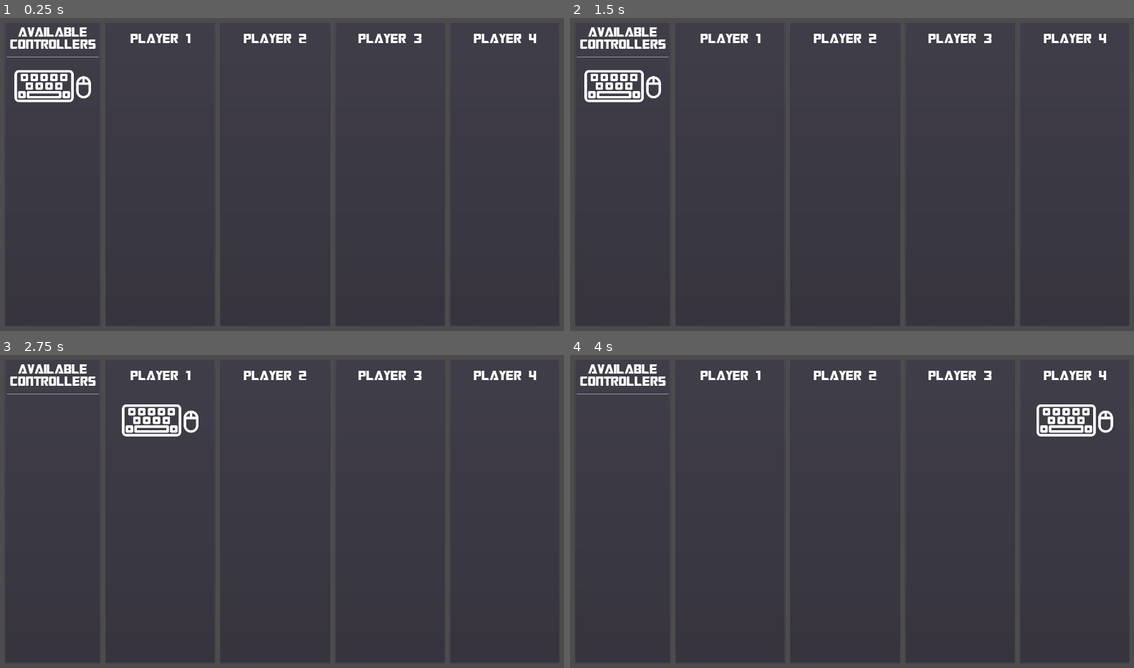
Above: before the commit, frames 1-4 (two rows, left to right).
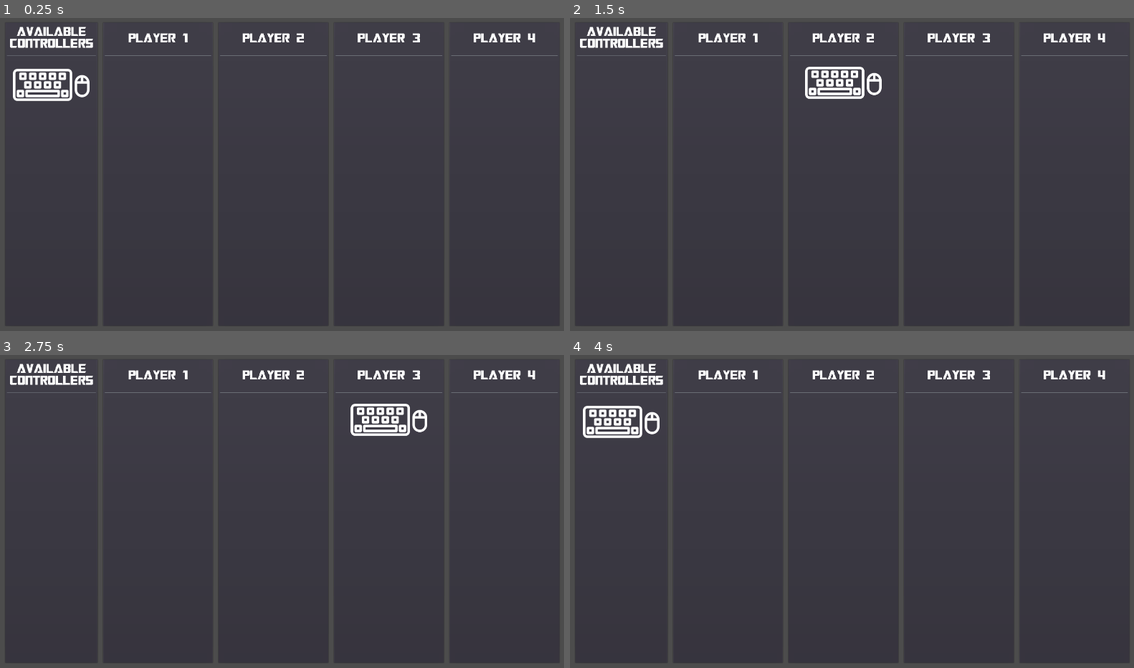
Above: after the commit, the same moments.

Repository: Reituag/DiscoBowl
Game: Godot game, scene res://Sources/UI/CharacterSelection/CharSelect_Menu.tscn
Same seed, same stepped clock (60 frames per second), same inputs: the game is played once before the commit and once after it. This scene is started directly instead of the project's main scene.
Inputs (mouse positions are in pixels of both pictures, inside the frame that each line leads up to):
- Up to frame 1 (0.25 s): no input
- Up to frame 2 (1.5 s): tap Enter at 0.5 s; move the mouse to (976, 158) at 0.52 s; hold Right (ui_right) 0.53-1.28 s; tap Z at 0.6 s; click (976, 158) at 0.67 s; tap Space at 0.77, 1.25 s; move the mouse to (739, 190) at 1.27 s; hold Down from 1.28 s (still down); tap Q at 1.35 s
- Up to frame 3 (2.75 s): tap Space at 1.52 s; tap Enter at 2 s; move the mouse to (338, 439) at 2.02 s; release Down at 2.03 s; hold Right (ui_right) from 2.03 s (still down); tap Z at 2.1 s
- Up to frame 4 (4 s): tap Space at 2.75, 3.02, 3.77 s; move the mouse to (823, 574) at 2.77 s; release Right (ui_right) at 2.78 s; hold Up 2.78-3.53 s; tap Q at 2.85 s; click (823, 574) at 2.92 s; tap Enter at 3.5 s; move the mouse to (1026, 558) at 3.52 s; hold Left (ui_left) from 3.53 s (still down); tap Z at 3.6 s

The runs differ from the first frame. In frame 1, 2.5% of the frame differs, in the area x 1-99%, y 2-28%; in frame 2, 3.2%; in frame 3, 3.2%; in frame 4, 3.2%, in the area x 1-99%, y 2-27%.

Commit message:
Fix controller column change

Diff:
--- a/Project/Sources/UI/CharacterSelection/CharSelect_Menu.gd
+++ b/Project/Sources/UI/CharacterSelection/CharSelect_Menu.gd
@@ -1,4 +1,4 @@
-extends MarginContainer
+extends ScrollContainer
 
 # Scenes Import
 var char_selec = preload("res://Sources/UI/CharacterSelection/CharacterSelector.tscn")
@@ -53,7 +53,7 @@
 	for i in range(nb_ctrlers):
 		# First column : controller list
 		# Index creation
-		var index = 'j{n}'.format(i)
+		var index = 'j{0}'.format([i])
 		create_ctrl_indic(index, false, false, ctrler_list)
 		# Addition in the coordinates memorization
 		ctrlers_coord[index] = 0
@@ -61,6 +61,7 @@
 		# Other columns, number of player dependant
 		for j in nb_players:
 			create_ctrl_indic(index, false, true, players_list[j].get_list())
+
 
 # Function allowing to create a controller indicator, configurate it and add it
 # as a child of a given node.
@@ -82,10 +83,12 @@
 func _input(event):
 	if event.is_action_pressed("ui_right"):
 		var index = get_device_index(event)
-		move_controller(index, +1)
+		if index != '':
+			move_controller(index, +1)
 	elif event.is_action_pressed("ui_left"):
 		var index = get_device_index(event)
-		move_controller(index, -1)
+		if index != '':
+			move_controller(index, +1)
 
 func get_device_index(event):
 	if event is InputEventKey:
--- a/Project/Sources/UI/CharacterSelection/CharSelect_Menu.tscn
+++ b/Project/Sources/UI/CharacterSelection/CharSelect_Menu.tscn
@@ -7,7 +7,7 @@
 size = 48
 font_data = ExtResource( 1 )
 
-[node name="CharSelect_Menu" type="MarginContainer"]
+[node name="CharSelect_Menu" type="ScrollContainer"]
 anchor_right = 1.0
 anchor_bottom = 1.0
 margin_left = 30.0
--- a/Project/project.godot
+++ b/Project/project.godot
@@ -40,7 +40,7 @@
 
 window/size/width=1920
 window/size/height=1080
-window/stretch/mode="2d"
+window/stretch/mode="viewport"
 window/stretch/aspect="keep"
 
 [input]
@@ -67,19 +67,19 @@
  ]
 }
 ui_left={
-"deadzone": 0.5,
+"deadzone": 1.0,
 "events": [ Object(InputEventKey,"resource_local_to_scene":false,"resource_name":"","device":0,"alt":false,"shift":false,"control":false,"meta":false,"command":false,"pressed":false,"scancode":16777231,"unicode":0,"echo":false,"script":null)
-, Object(InputEventJoypadButton,"resource_local_to_scene":false,"resource_name":"","device":0,"button_index":14,"pressure":0.0,"pressed":false,"script":null)
+, Object(InputEventJoypadButton,"resource_local_to_scene":false,"resource_name":"","device":-1,"button_index":14,"pressure":0.0,"pressed":false,"script":null)
 , Object(InputEventKey,"resource_local_to_scene":false,"resource_name":"","device":0,"alt":false,"shift":false,"control":false,"meta":false,"command":false,"pressed":false,"scancode":81,"unicode":0,"echo":false,"script":null)
 , Object(InputEventJoypadMotion,"resource_local_to_scene":false,"resource_name":"","device":-1,"axis":0,"axis_value":-1.0,"script":null)
  ]
 }
 ui_right={
-"deadzone": 0.5,
+"deadzone": 1.0,
 "events": [ Object(InputEventKey,"resource_local_to_scene":false,"resource_name":"","device":0,"alt":false,"shift":false,"control":false,"meta":false,"command":false,"pressed":false,"scancode":16777233,"unicode":0,"echo":false,"script":null)
-, Object(InputEventJoypadButton,"resource_local_to_scene":false,"resource_name":"","device":0,"button_index":15,"pressure":0.0,"pressed":false,"script":null)
+, Object(InputEventJoypadButton,"resource_local_to_scene":false,"resource_name":"","device":-1,"button_index":15,"pressure":0.0,"pressed":false,"script":null)
 , Object(InputEventKey,"resource_local_to_scene":false,"resource_name":"","device":0,"alt":false,"shift":false,"control":false,"meta":false,"command":false,"pressed":false,"scancode":68,"unicode":0,"echo":false,"script":null)
-, Object(InputEventJoypadMotion,"resource_local_to_scene":false,"resource_name":"","device":0,"axis":0,"axis_value":1.0,"script":null)
+, Object(InputEventJoypadMotion,"resource_local_to_scene":false,"resource_name":"","device":-1,"axis":0,"axis_value":1.0,"script":null)
  ]
 }
 ui_up={
